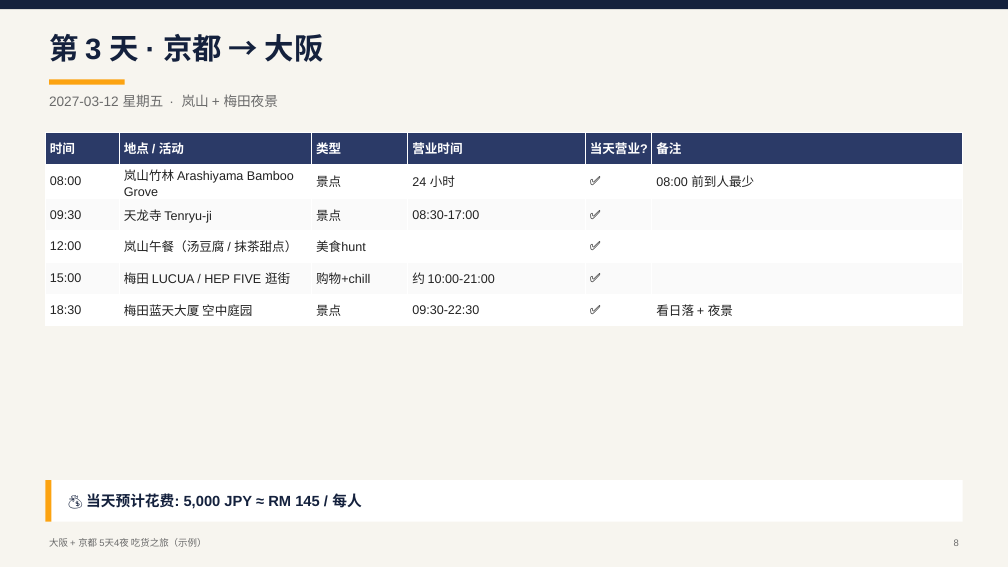
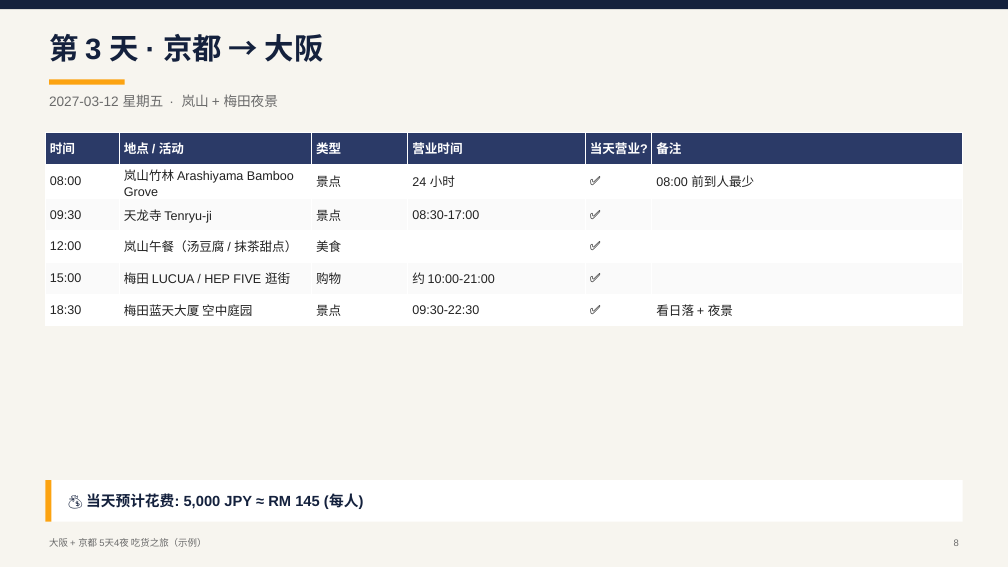
Before and after one commit to willietengg/malaysian-travel, a slide deck: slide 8 of examples/大阪京都5天4夜-示例.pptx. Drawn at 1008x567 pixels with LibreOffice and Linux fonts; fonts in the diff are those of the drawing. Boxes give left, top, right and bottom in pixels: in the first picture for what was removed or moved away, otherwise in the second. Text is boxed around its words. In the diff, an @@ line names an element or a change of style, - is before the commit and + after.

```diff
--- a/examples/大阪京都5天4夜-示例.pptx
+++ b/examples/大阪京都5天4夜-示例.pptx
@@ table at (x1=45, y1=132, x2=963, y2=323) @@
-row 4, column 3: 美食hunt
+row 4, column 3: 美食
-row 5, column 3: 购物+chill
+row 5, column 3: 购物
@@ text at (x1=86, y1=493, x2=364, y2=509): text changed @@
-💰 当天预计花费: 5,000 JPY ≈ RM 145 / 每人
+💰 当天预计花费: 5,000 JPY ≈ RM 145 (每人)
```
Also in this commit, not shown: 10 other slides changed, 1 slide removed, 24 other files.
